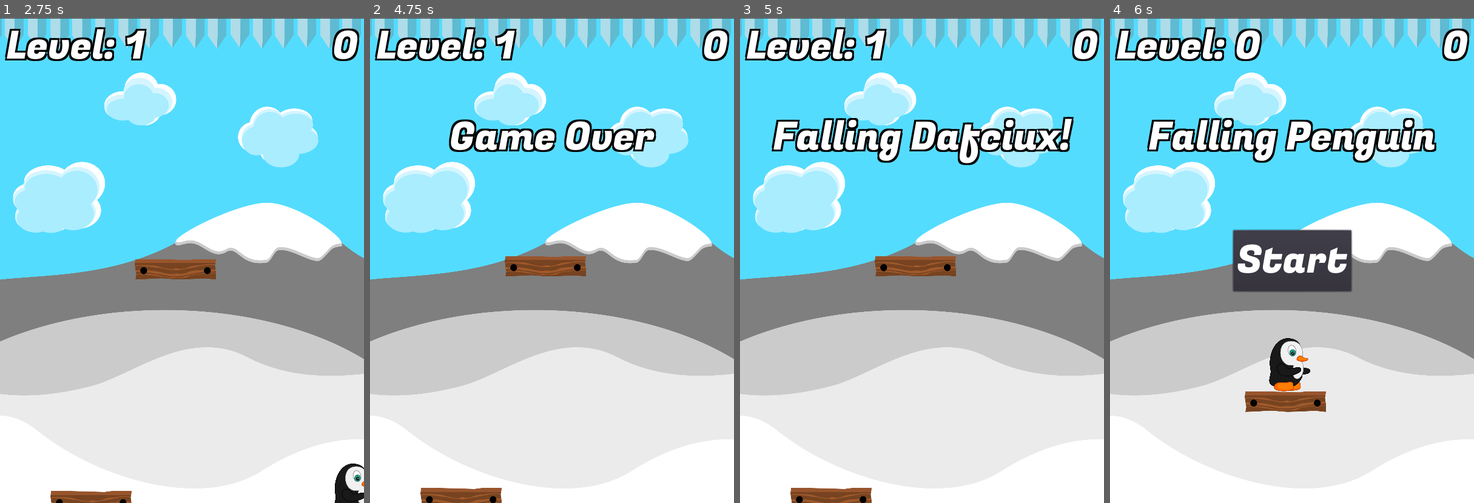
Above: before the commit, frames 1-4 (left to right).
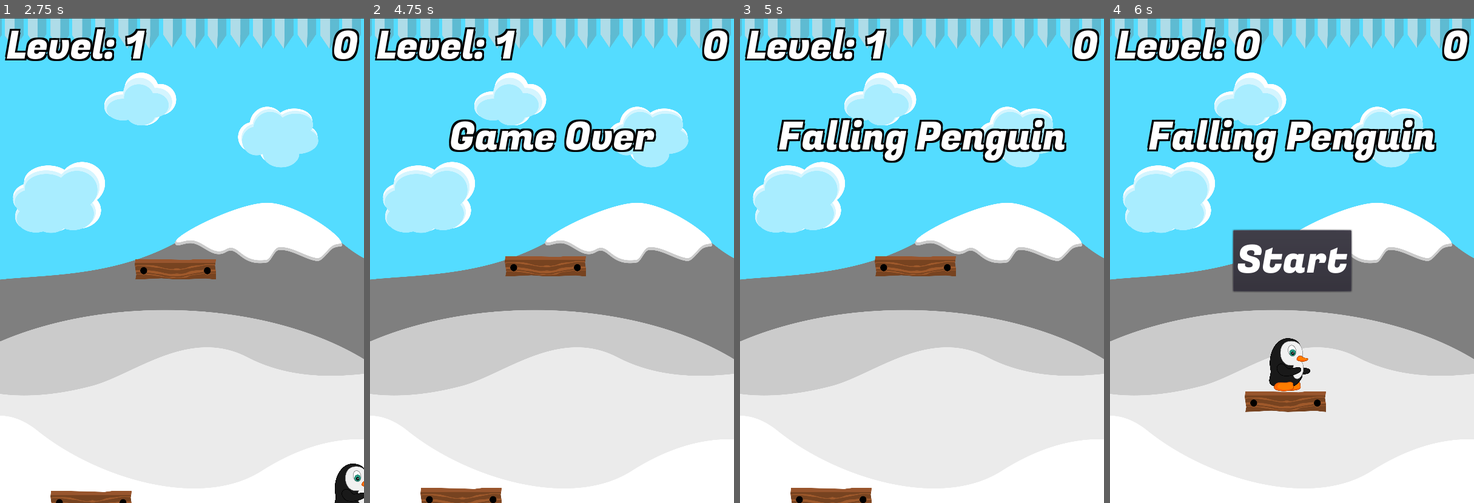
Above: after the commit, the same moments.

Repository: Nabiz/FallingPenguin
Game: Godot game, scene res://Main.tscn
Same seed, same stepped clock (60 frames per second), same inputs: the game is played once before the commit and once after it.
Inputs:
- Up to frame 1 (2.75 s): click "Start" at 0.5 s; hold Right (ui_right) from 1.28 s (still down)
- Up to frame 2 (4.75 s): release Right (ui_right) at 2.78 s; hold Left (ui_left) 2.78-3.53 s; tap Enter at 3.5 s; hold Right (ui_right) from 3.53 s (still down); tap Space at 4.25 s
- Up to frame 3 (5 s): keep holding Right (ui_right)
- Up to frame 4 (6 s): release Right (ui_right) at 5.03 s; hold Left (ui_left) 5.03-5.78 s; tap Enter at 5.75 s; hold Right (ui_right) from 5.78 s (still down)

Frames 1-2 are identical in both runs. In frame 3, 3.8% of the frame differs, in the area x 8-92%, y 20-31%; in frame 4, nothing differs.

Commit message:
Update README

Diff:
--- a/HUD/HUD.gd
+++ b/HUD/HUD.gd
@@ -11,7 +11,7 @@
     show_message("Game Over")
     yield($MessageTimer, "timeout")
 
-    $Message.text = "Falling Dafciux!"
+    $Message.text = "Falling Penguin"
     $Message.show()
 
     yield(get_tree().create_timer(1), "timeout")
Binary file added: Screenshots/Gameplay.PNG
Not shown, added: Screenshots/Gameplay.PNG.import
Binary file added: Screenshots/Menu.PNG
Not shown, added: Screenshots/Menu.PNG.import
Not shown, changed: README.md
